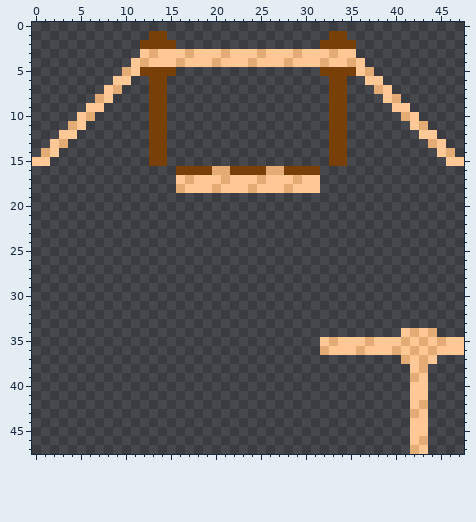
Pixel-art file, stored at SHOWTIME/Assets/Sprites/BridgeTiles.aseprite. That is the earlier state.
48x48 pixels, 1 frame.
After the commit:
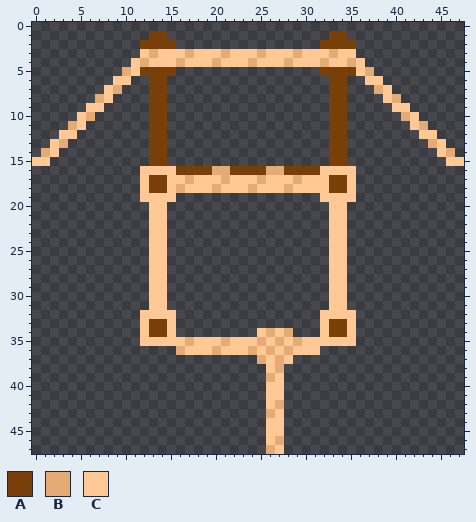
Palette (. is transparent): A #793f08  B #e5ab75  C #ffc894
Change:
Changed rows in their new state; - is an unchanged pixel.
first column x 12:
16 CCCC----------------CCCC------------
17 CAAC----------------CAAC------------
18 CAAC----------------CAAC------------
19 CCCC----------------CCCC------------
20 -CC------------------CC-------------
21 -CC------------------CC-------------
22 -CC------------------CC-------------
23 -CC------------------CC-------------
24 -CC------------------CC-------------
25 -CC------------------CC-------------
26 -CC------------------CC-------------
27 -CC------------------CC-------------
28 -CC------------------CC-------------
29 -CC------------------CC-------------
30 -CC------------------CC-------------
31 -CC------------------CC-------------
32 CCCC----------------CCCC------------
33 CAAC----------------CAAC------------
34 CAAC---------CBCB---CAAC-----....---
35 CCCCCBCCCBCCCBCBCBCC-C--............
36 ----BCCCBCCCBCBCBCCC................
37 -------------BCBC------------....---
38 --------------CB--------------..----
39 --------------BC--------------..----
40 --------------CC--------------..----
41 --------------CC--------------..----
42 --------------CB--------------..----
43 --------------BC--------------..----
44 --------------CC--------------..----
45 --------------CC--------------..----
46 --------------CB--------------..----
47 --------------BC--------------..----
Pixel boxes of the changes (left, top, right, bottom) in both pictures:
changed: (140, 166, 464, 454)
